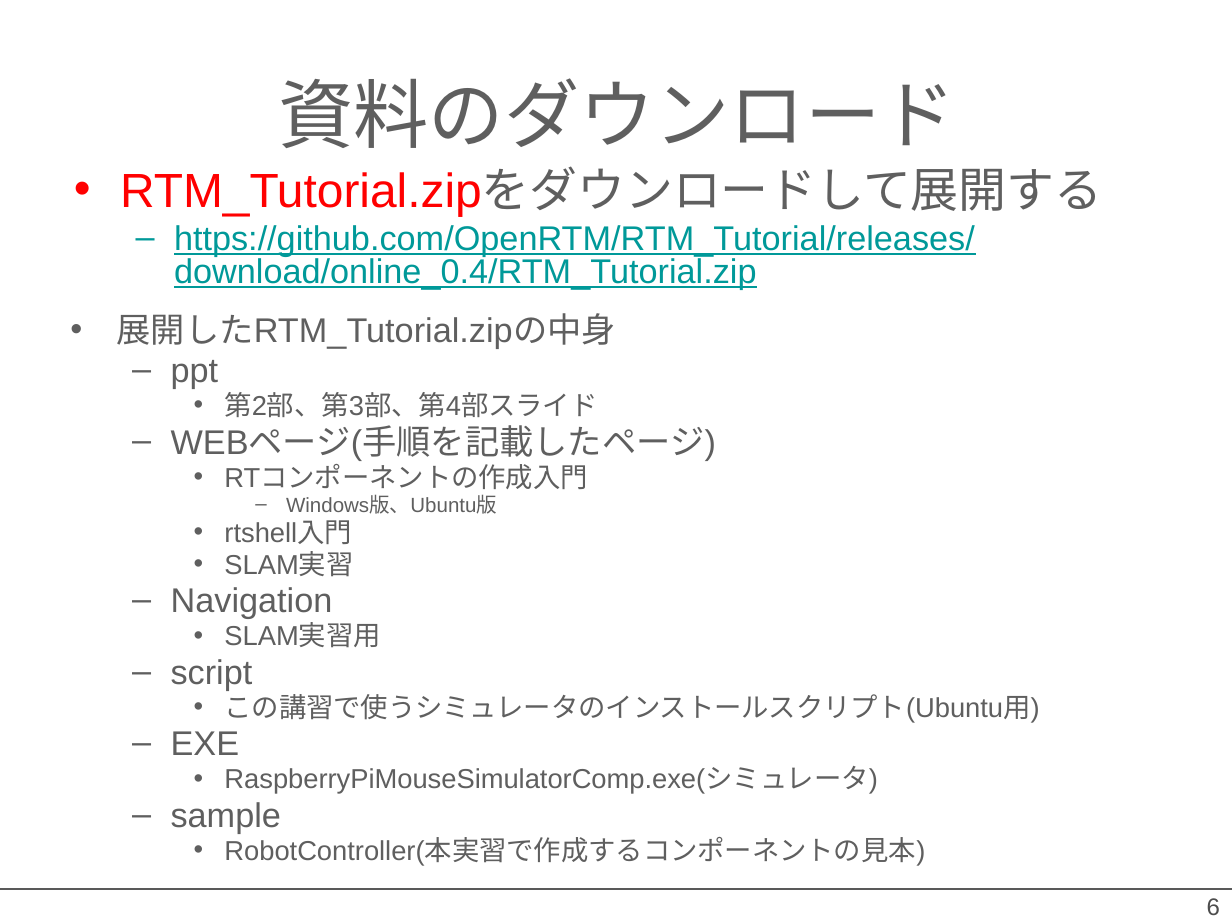
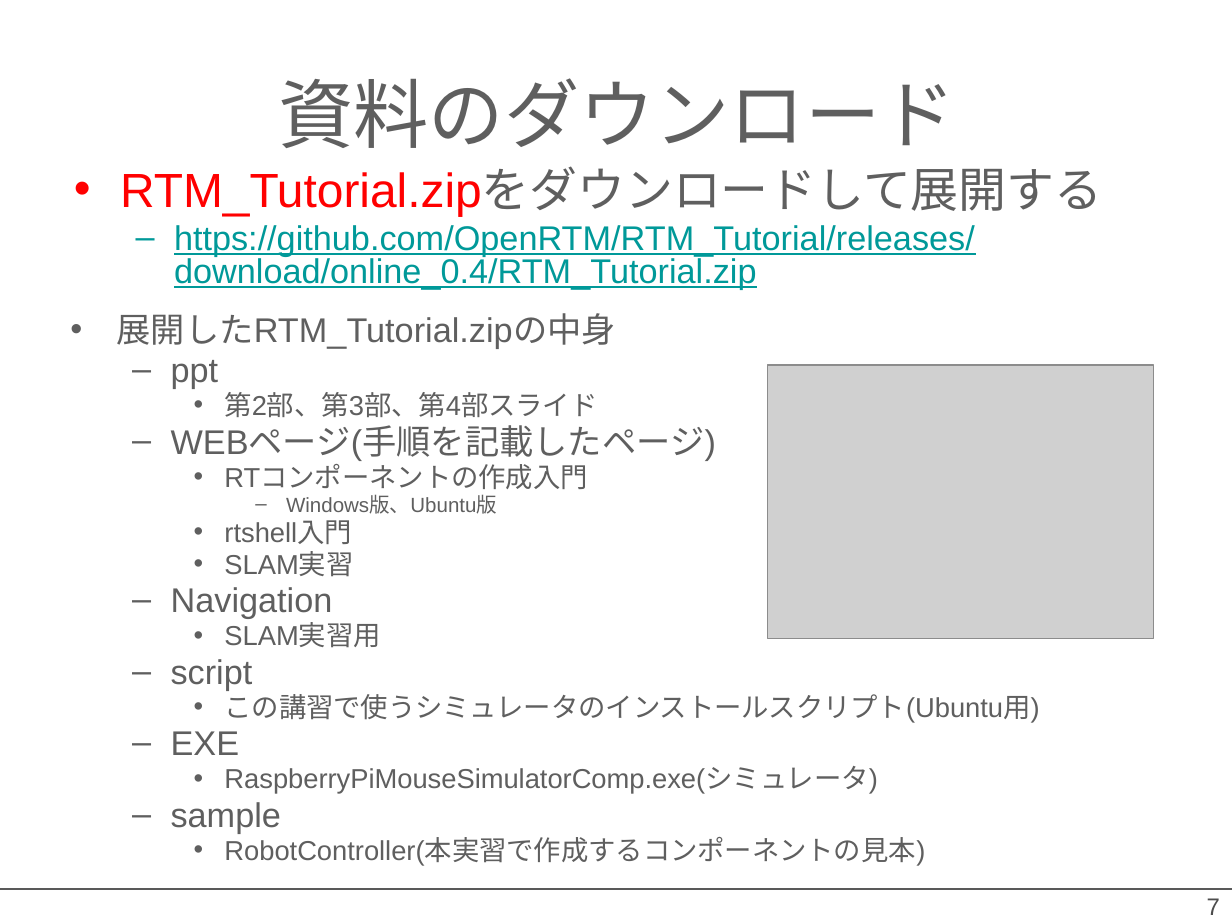
Before and after one commit to OpenRTM/RTM_Tutorial, a slide deck: slide 7 of ppt/インストールの確認_online.pptx (slide 6 before the commit). Drawn at 1232x924 pixels with LibreOffice and Linux fonts; fonts in the diff are those of the drawing; grey boxes stand for pictures; background and template pictures are left out. Boxes give left, top, right and bottom in pixels: in the first picture for what was removed or moved away, otherwise in the second. Text is boxed around its words. In the diff, an @@ line names an element or a change of style, - is before the commit and + after.

```diff
--- a/ppt/インストールの確認_online.pptx
+++ b/ppt/インストールの確認_online.pptx
@@ picture added at [768,365,1154,638] @@
@@ page number at [1207,898,1220,915]: text changed @@
-6
+7
```
Also in this commit, not shown: 2 other slides changed, 3 slides added.
